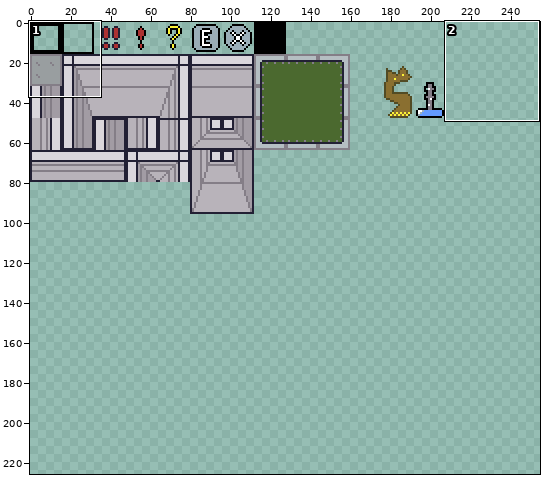
Two states of a sprite sheet, Assets/sprites.png. Above, an overview of the earlier version with the close-up marked.
Close-up. First the earlier version:
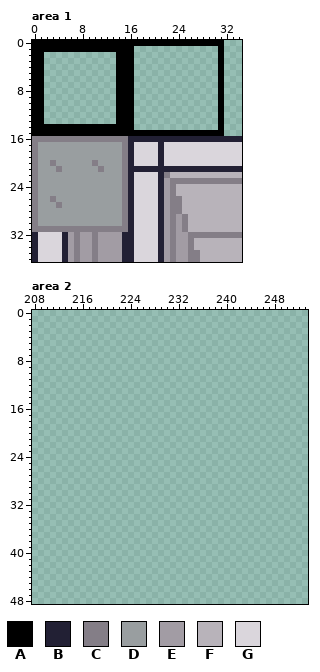
The file is 256x256 pixels. Pixels under 10% opacity are left out. Colours within 5 levels of each other are drawn and written as one. Shown: area 1: x 0..34, y 0..36; area 2: x 208..253, y 0..48. The wide view leaves out empty margins. The commit also changed other parts of the picture, which this record leaves out.
Palette (. is transparent): A #000000  B #222034  C #847e87  D #999ea0  E #a29ca4  F #b8b3ba  G #dad6dc
Pixels before, area 1, first column x 0:
 0 AAAAAAAAAAAAAAAAAAAAAAAAAAAAAAAA...
 1 AAAAAAAAAAAAAAAAA..............A...
 2 AA............AAA..............A...
 3 AA............AAA..............A...
 4 AA............AAA..............A...
 5 AA............AAA..............A...
 6 AA............AAA..............A...
 7 AA............AAA..............A...
 8 AA............AAA..............A...
 9 AA............AAA..............A...
10 AA............AAA..............A...
11 AA............AAA..............A...
12 AA............AAA..............A...
13 AA............AAA..............A...
14 AAAAAAAAAAAAAAAAA..............A...
15 AAAAAAAAAAAAAAAAAAAAAAAAAAAAAAAA...
16 CCCCCCCCCCCCCCCCBBBBBBBBBBBBBBBBBBB
17 CDDDDDDDDDDDDDDCBGGGGBGGGGGGGGGGGGG
18 CDDDDDDDDDDDDDDCBGGGGBGGGGGGGGGGGGG
19 CDDDDDDDDDDDDDDCBGGGGBGGGGGGGGGGGGG
20 CDDCDDDDDDCDDDDCBGGGGBGGGGGGGGGGGGG
21 CDDDCDDDDDDCDDDCBBBBBBBBBBBBBBBBBBB
22 CDDDDDDDDDDDDDDCBGGGGBCFFFFFFFFFFFF
23 CDDDDDDDDDDDDDDCBGGGGBECCCCCCCCCCCC
24 CDDDDDDDDDDDDDDCBGGGGBECFFFFFFFFFFF
25 CDDDDDDDDDDDDDDCBGGGGBECFFFFFFFFFFF
26 CDDCDDDDDDDDDDDCBGGGGBECCFFFFFFFFFF
27 CDDDCDDDDDDDDDDCBGGGGBECCFFFFFFFFFF
28 CDDDDDDDDDDDDDDCBGGGGBECCFFFFFFFFFF
29 CDDDDDDDDDDDDDDCBGGGGBECECFFFFFFFFF
30 CDDDDDDDDDDDDDDCBGGGGBECECFFFFFFFFF
31 CCCCCCCCCCCCCCCCBGGGGBECECFFFFFFFFF
32 BGGGGBECEECEEEEBBGGGGBECEECCCCCCCCC
33 BGGGGBECEECEEEEBBGGGGBECEECFFFFFFFF
34 BGGGGBECEECEEEEBBGGGGBECEECFFFFFFFF
35 BGGGGBECEECEEEEBBGGGGBECEECCFFFFFFF
36 BGGGGBECEECEEEEBBGGGGBECEECCFFFFFFF
After:
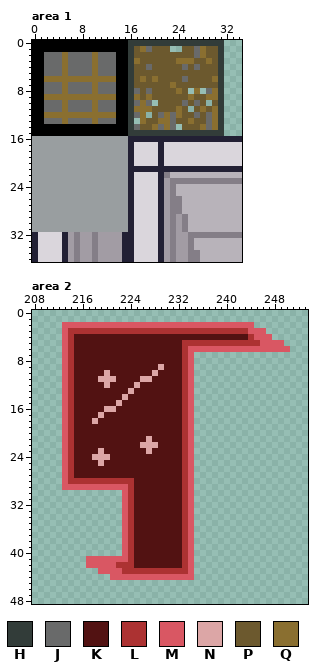
Colours new in this view: H #323c39  J #696a6a  K #521212  L #ac3232  M #d95763  N #dca6a6  P #6c592e  Q #8a6f30
The exact change:
Changed rows in their new state; - is an unchanged pixel.
Area 1:
first column x 0:
 0 ----------------HHHHHHHHHHHHHHHH
 1 ----------------HPQJPPP--PPJQPPH
 2 --JJJQJJJJQJJJ--HPPPPPPPPPPJQPPH
 3 --JJJQJJJJQJJJ--HQPPPPPPQQQPPQPH
 4 --JJJQJJJJQJJJ--HPPJPPPPPJPJPPPH
 5 --JJJQJJJJQJJJ--HPPPPPPPPPPPPPPH
 6 --QQQQQQQQQQQQ--HPQPQPPPPJPPPPQH
 7 --JJJQJJJJQJJJ--HPPPPPPQPPPPPPPH
 8 --JJJQJJJJQJJJ--HJPJPPPPQP-Q-JQH
 9 --QQQQQQQQQQQQ--HQPQPPPPPPQPPQQH
10 --JJJQJJJJQJJJ--HJQJ-PPPPJPJP-PH
11 --JJJQJJJJQJJJ--HQQQPPPPQP-PQPQH
12 --QQQQQQQQQQQQ--HJQ-PJQJQPPJPJQH
13 --JJJQJJJJQJJJ--H-QPPQQJPPQPPJQH
14 ----------------HJPPQJQJ-PPPQJQH
15 ----------------HHHHHHHHHHHHHHHH
16 DDDDDDDDDDDDDDDD----------------
17 D--------------D----------------
18 D--------------D----------------
19 D--------------D----------------
20 D--D------D----D----------------
21 D---D------D---D----------------
22 D--------------D----------------
23 D--------------D----------------
24 D--------------D----------------
25 D--------------D----------------
26 D--D-----------D----------------
27 D---D----------D----------------
28 D--------------D----------------
29 D--------------D----------------
30 D--------------D----------------
31 DDDDDDDDDDDDDDDD----------------
Area 2:
first column x 213:
 2 MMMMMMMMMMMMMMMMMMMMMMMMMMMMMMMM------
 3 MLLLLLLLLLLLLLLLLLLLLLLLLLLLLLLMMM----
 4 MLKKKKKKKKKKKKKKKKKKKKKKKKKKKKKLMMM---
 5 MLKKKKKKKKKKKKKKKKKKLLLLLLLLLLLLLMMMM-
 6 MLKKKKKKKKKKKKKKKKKKLMMMMMMMMMMMMMMMMM
 7 MLKKKKKKKKKKKKKKKKKKLM----------------
 8 MLKKKKKKKKKKKKKKKKKKLM----------------
 9 MLKKKKKKKKKKKKKKNKKKLM----------------
10 MLKKKKKNKKKKKKKNKKKKLM----------------
11 MLKKKKNNNKKKKNNKKKKKLM----------------
12 MLKKKKKNKKKKNKKKKKKKLM----------------
13 MLKKKKKKKKKNKKKKKKKKLM----------------
14 MLKKKKKKKKNKKKKKKKKKLM----------------
15 MLKKKKKKKNKKKKKKKKKKLM----------------
16 MLKKKKKNNKKKKKKKKKKKLM----------------
17 MLKKKKNKKKKKKKKKKKKKLM----------------
18 MLKKKNKKKKKKKKKKKKKKLM----------------
19 MLKKKKKKKKKKKKKKKKKKLM----------------
20 MLKKKKKKKKKKKKKKKKKKLM----------------
21 MLKKKKKKKKKKKKNKKKKKLM----------------
22 MLKKKKKKKKKKKNNNKKKKLM----------------
23 MLKKKKNKKKKKKKNKKKKKLM----------------
24 MLKKKNNNKKKKKKKKKKKKLM----------------
25 MLKKKKNKKKKKKKKKKKKKLM----------------
26 MLKKKKKKKKKKKKKKKKKKLM----------------
27 MLKKKKKKKKKKKKKKKKKKLM----------------
28 MLLLLLLLLLLLKKKKKKKKLM----------------
29 MMMMMMMMMMMLKKKKKKKKLM----------------
30 ----------MLKKKKKKKKLM----------------
31 ----------MLKKKKKKKKLM----------------
32 ----------MLKKKKKKKKLM----------------
33 ----------MLKKKKKKKKLM----------------
34 ----------MLKKKKKKKKLM----------------
35 ----------MLKKKKKKKKLM----------------
36 ----------MLKKKKKKKKLM----------------
37 ----------MLKKKKKKKKLM----------------
38 ----------MLKKKKKKKKLM----------------
39 ----------MLKKKKKKKKLM----------------
40 ----------MLKKKKKKKKLM----------------
41 ----MMMMMMMLKKKKKKKKLM----------------
42 ----MMMMMLLLKKKKKKKKLM----------------
43 ------MMMMLLLLLLLLLLLM----------------
44 --------MMMMMMMMMMMMMM----------------
